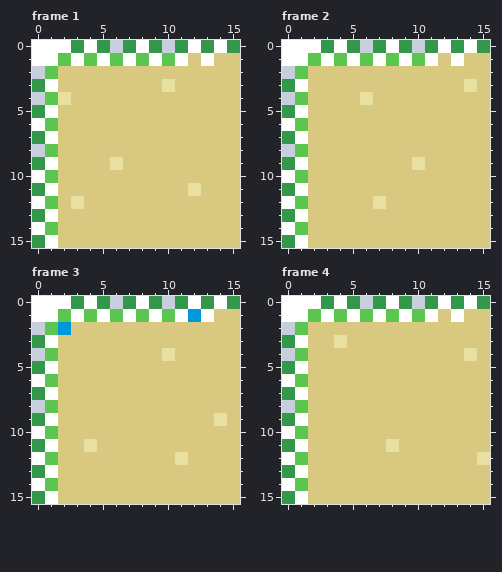
One commit to this pixel-art file: aseprite/bg_tile_desert.aseprite. This is how it looked before the edit.
16x16 pixels, 4 frames. Shown: frame 1, frame 2, frame 3, frame 4.
Now the later version:
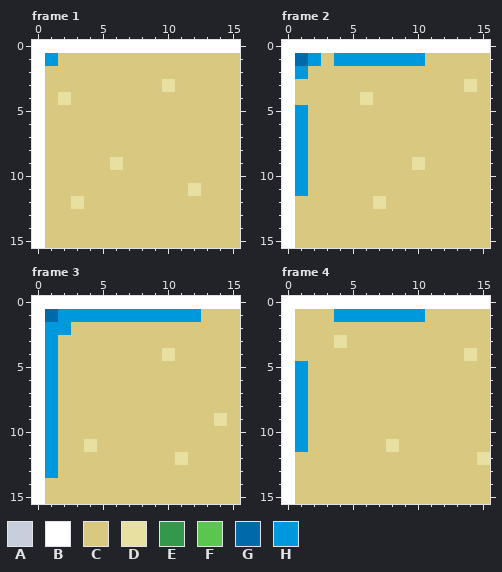
Palette (. is transparent): A #c7cfdd  B #ffffff  C #d8c880  D #e8e0a0  E #33984b  F #5ac54f  G #0069aa  H #0098dc
The exact change:
Changed rows in their new state; - is an unchanged pixel.
Frame 1, layers "snow_nw", "snow_w", "grass_nw":
first column x 0:
 0 ---B-BBB-BBB-B-B
 1 -HCCCCCCCCCC-C--
 2 BC--------------
 3 BC--------------
 4 BC--------------
 5 BC--------------
 6 -C--------------
 7 BC--------------
 8 BC--------------
 9 BC--------------
10 -C--------------
11 BC--------------
12 -C--------------
13 BC--------------
14 -C--------------
15 BC--------------
Frame 2, layers "snow_nw", "snow_w", "grass_nw":
first column x 0:
 0 ---B-BBB-BBB-B-B
 1 -GHCHHHHHHHC-C--
 2 BH--------------
 3 BC--------------
 4 BC--------------
 5 BH--------------
 6 -H--------------
 7 BH--------------
 8 BH--------------
 9 BH--------------
10 -H--------------
11 BH--------------
12 -C--------------
13 BC--------------
14 -C--------------
15 BC--------------
Frame 3, layers "snow_nw", "snow_w", "grass_nw":
first column x 0:
 0 ---B-BBB-BBB-B-B
 1 -GHHHHHHHHHH-C--
 2 BH--------------
 3 BH--------------
 4 BH--------------
 5 BH--------------
 6 -H--------------
 7 BH--------------
 8 BH--------------
 9 BH--------------
10 -H--------------
11 BH--------------
12 -H--------------
13 BH--------------
14 -C--------------
15 BC--------------
Frame 4, layers "snow_nw", "snow_w", "grass_nw":
first column x 0:
 0 ---B-BBB-BBB-B-B
 1 -CCCHHHHHHHC-C--
 2 BC--------------
 3 BC--------------
 4 BC--------------
 5 BH--------------
 6 -H--------------
 7 BH--------------
 8 BH--------------
 9 BH--------------
10 -H--------------
11 BH--------------
12 -C--------------
13 BC--------------
14 -C--------------
15 BC--------------
Boxes around the changes in both pictures, in picture pixels (x1, y1, x2, y2):
changed: (32, 40, 240, 248)
changed: (282, 40, 490, 248)
changed: (32, 296, 240, 504)
changed: (282, 296, 490, 504)
